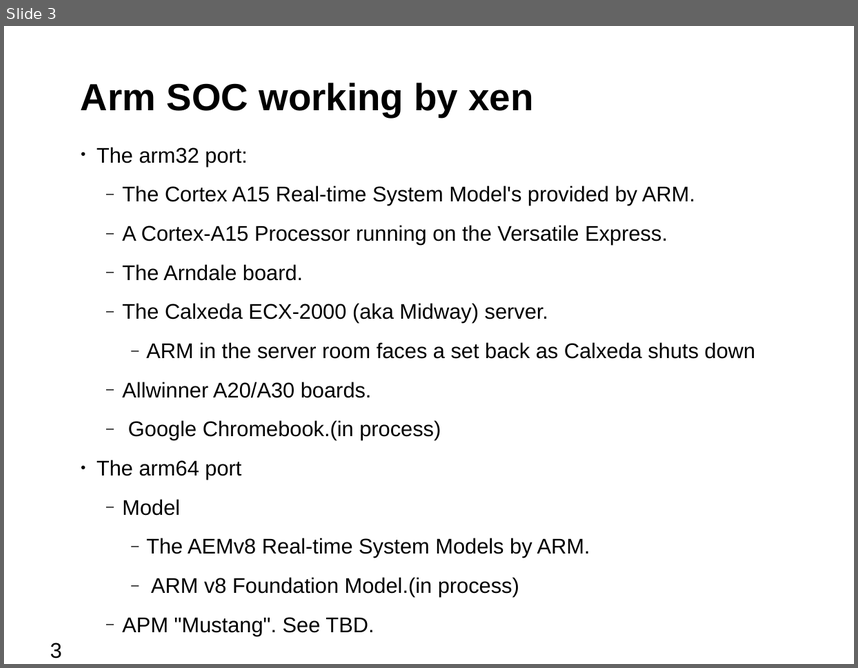
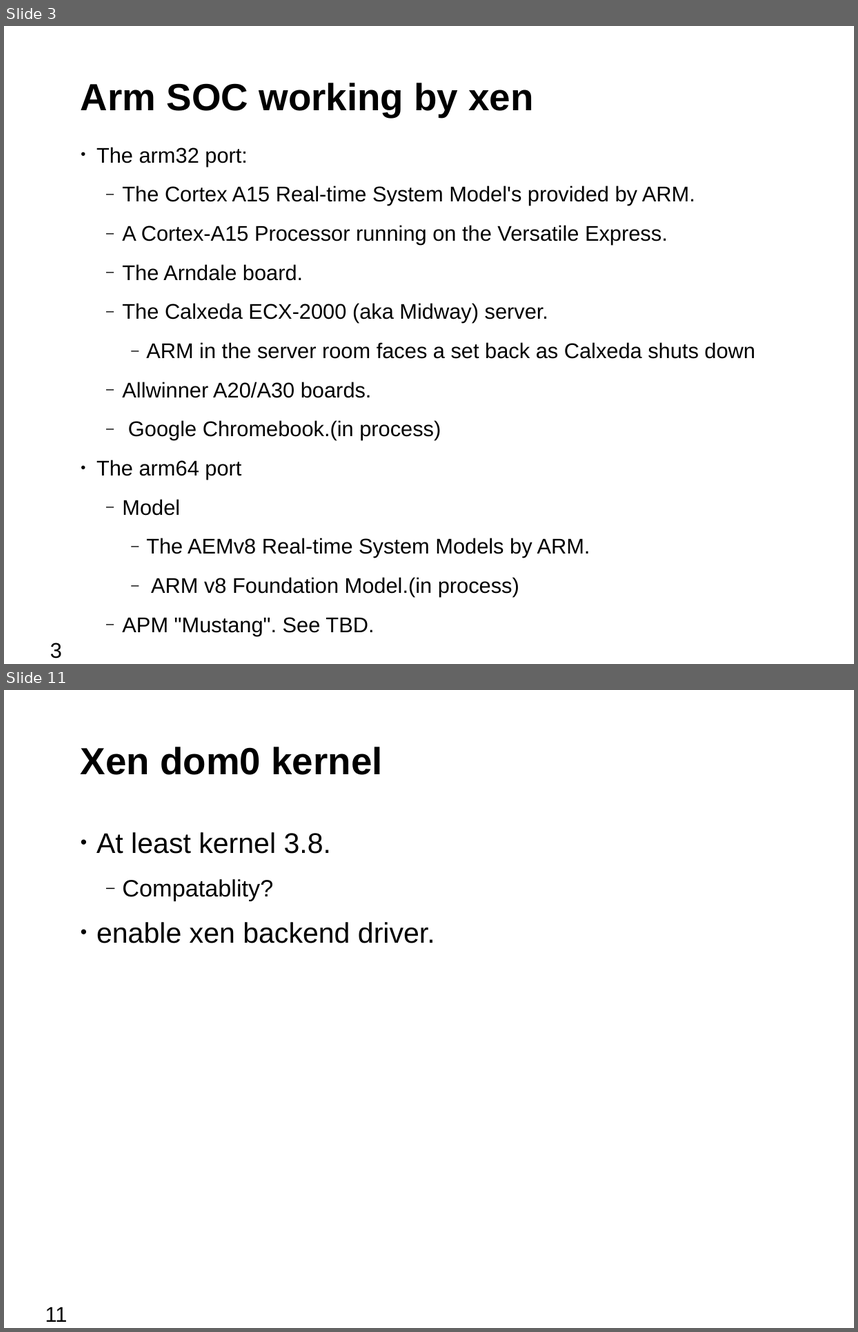
Before and after one commit to bjzhang/open_log, a slide deck: novell/community/ouros/xen_on_cubietruck.odp. Shown one above the other, each under a label of ours: slide 3 before the commit, slides 3 and 11 after it; the slides between them are not shown. The pictures are 858x668 and 858x1332 pixels, drawn with LibreOffice and Linux fonts; fonts in the diff are those of the drawing; background and template pictures are left out. Boxes give left, top, right and bottom in pixels: in the first picture for what was removed or moved away, otherwise in the second. Text is boxed around its words. In the diff, an @@ line names an element or a change of style, - is before the commit and + after.

```diff
--- a/novell/community/ouros/xen_on_cubietruck.odp
+++ b/novell/community/ouros/xen_on_cubietruck.odp
@@ slide 11 added at (4,690,854,1328), background #FFFFFF @@
@@ title added at (81,747,383,775), 32 pt, text #000000, bold @@
+Xen dom0 kernel
@@ text added at (96,832,435,943), 24 pt, text #000000 @@
+• At least kernel 3.8.
+  ‒ Compatablity?
+• enable xen backend driver.
@@ page number added at (45,1306,67,1321), 18 pt, text #000000 @@
+11
```
Also in this commit, not shown: 2 slides changed, 9 other slides added, 1 slide removed, 2 other files.
